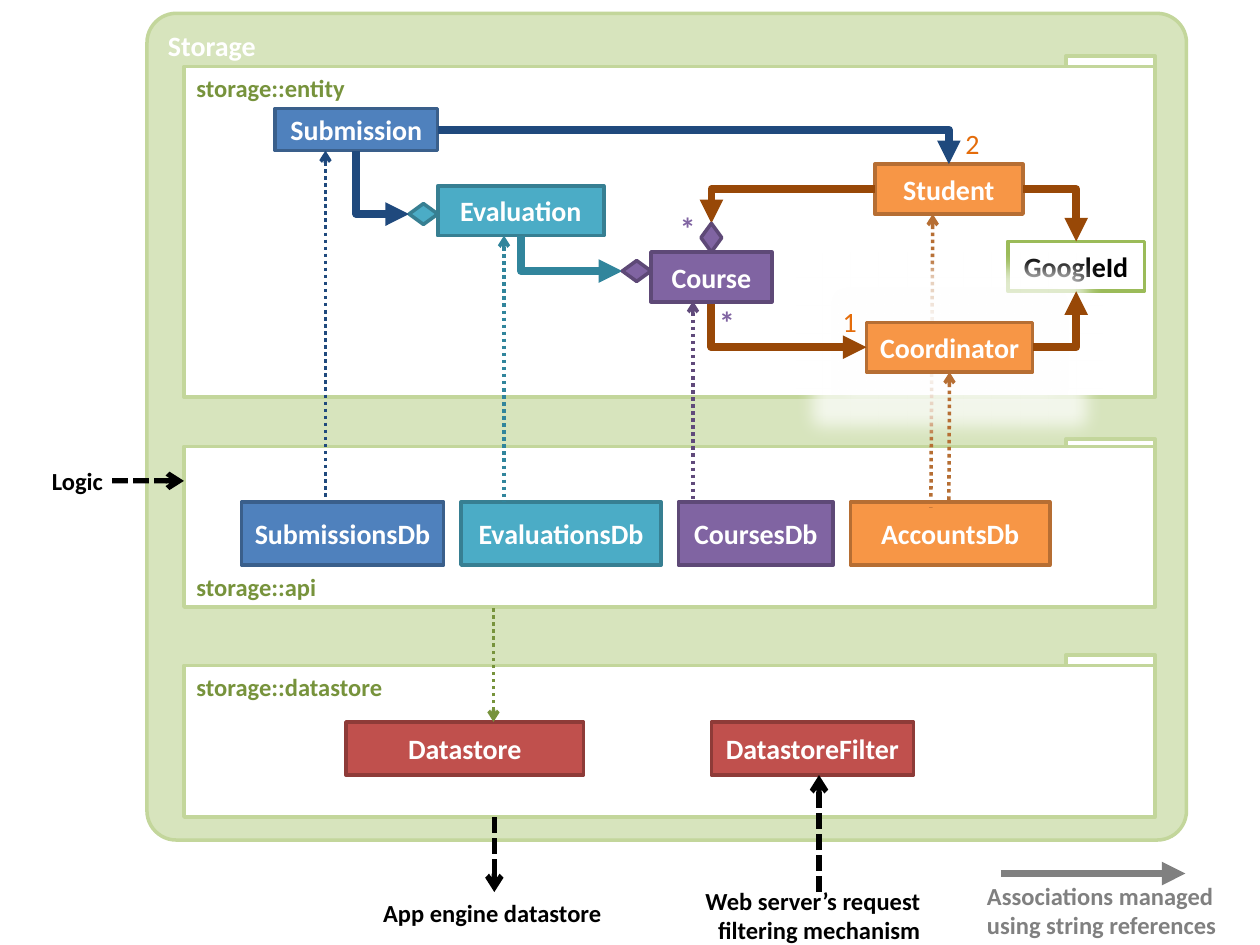
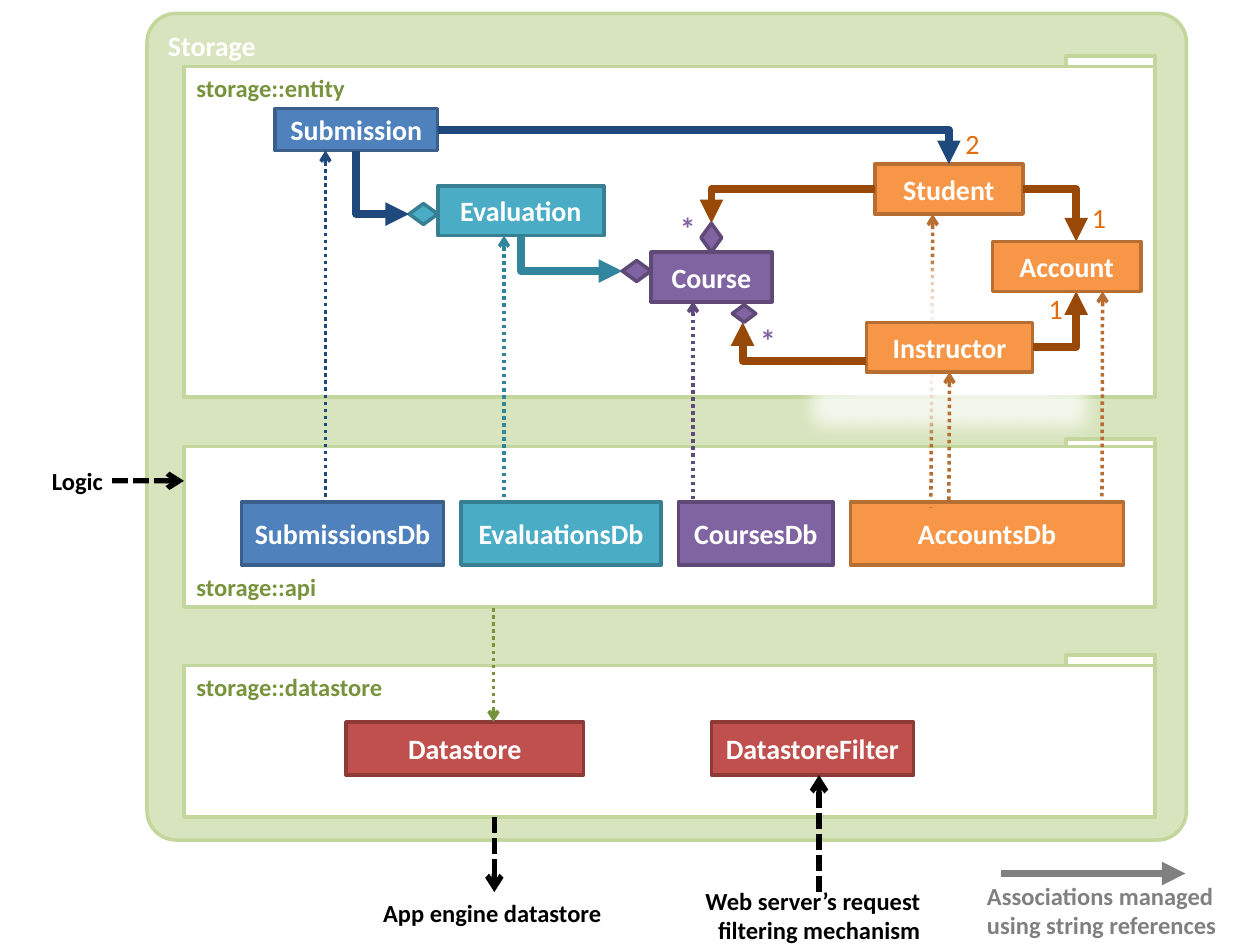
Before and after one commit to TEAMMATES/teammates, a slide deck: slide 1 of doc/diagrams/StorageComponent.pptx. Drawn at 1260x945 pixels with LibreOffice and Linux fonts; fonts in the diff are those of the drawing. Boxes give left, top, right and bottom in pixels: in the first picture for what was removed or moved away, otherwise in the second. Text is boxed around its words. In the diff, an @@ line names an element or a change of style, - is before the commit and + after.

Commit message:
Issue 491 [Update storage entity diagram to include multiple instructors per course] Update Issue 491 changed 2 diagrams
--HG--
branch : Issue491

Former-commit-id: 083a3d96e8c94d393afaf161bd2f20eda93dc30f
Former-commit-id: 47d31b9ca64b870815b7b8314b151744293877f7
Former-commit-id: bcafe75dd7ca3bf90c307be565199c3040962c40

```diff
--- a/doc/diagrams/StorageComponent.pptx
+++ b/doc/diagrams/StorageComponent.pptx
@@ text added at bbox=[1092, 210, 1106, 228], 16 pt, text #E46C0A @@
+1
@@ rectangle added at bbox=[993, 242, 1142, 292], fill #F79646, outline #B76F34 2 pt, 16 pt, text #FFFFFF, bold @@
+Account
@@ rectangle removed at bbox=[1008, 242, 1144, 292] @@
-GoogleId
@@ text "1" rewrapped from bbox=[843, 314, 857, 339] to bbox=[1049, 301, 1063, 319] @@
@@ arrow added from (1102, 503) to (1102, 291), #B76F34 2 pt dashed @@
@@ diamond added at bbox=[733, 306, 757, 323], fill #8064A2, outline #5F4A78 2 pt @@
@@ elbow arrow moved from (867, 348) - (712, 302) to (743, 323) - (867, 360) @@
@@ text "*": place and size @@
-text "*" at bbox=[719, 309, 743, 336]
+text "*" at bbox=[760, 326, 784, 354]
@@ text in rectangle at bbox=[893, 340, 1007, 358]: text changed @@
-Coordinator
+Instructor
@@ rectangle "AccountsDb": place and size @@
-rectangle "AccountsDb" at bbox=[850, 503, 1050, 566]
+rectangle "AccountsDb" at bbox=[850, 503, 1124, 566]
```
Also in this commit, not shown: 3 other files.
